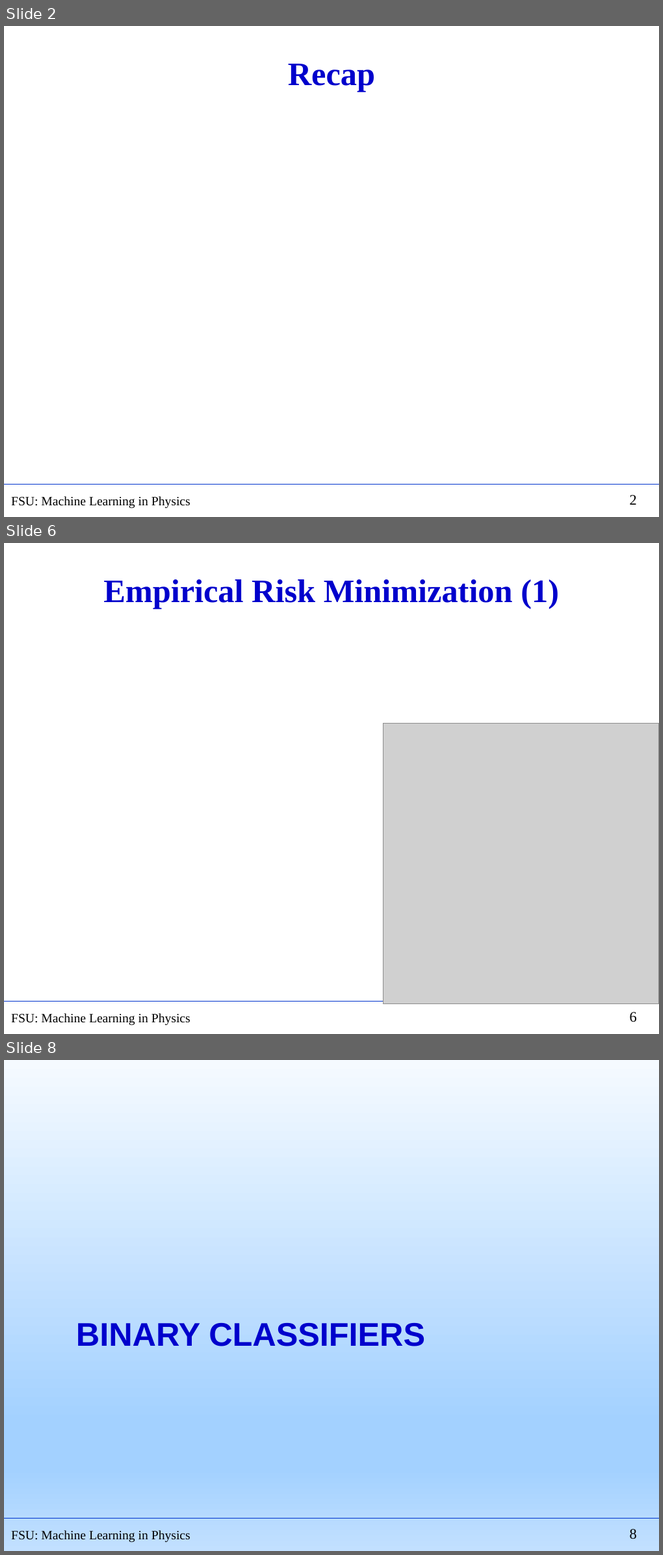
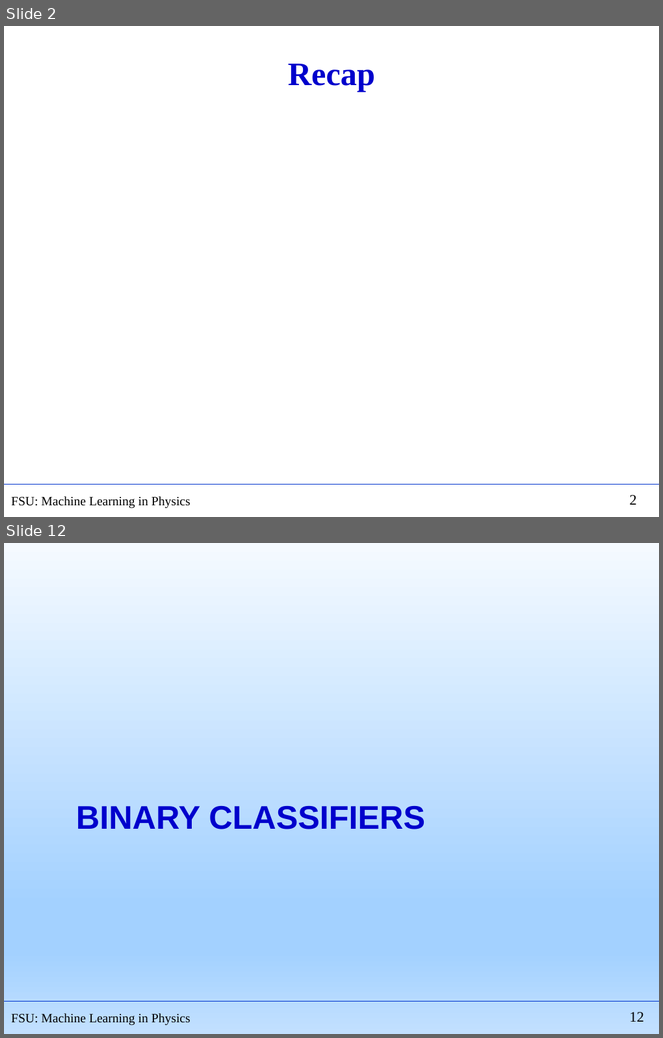
Before and after one commit to hbprosper/mlinphysics, a slide deck: Lectures/01.Foundations/Lecture03.pptx. Shown one above the other, each under a label of ours: slides 2, 6 and 8 before the commit, slides 2 and 12 after it; the slides between them are not shown. The pictures are 663x1555 and 663x1038 pixels, drawn with LibreOffice and Linux fonts; fonts in the diff are those of the drawing; grey boxes stand for pictures. Boxes give left, top, right and bottom in pixels: in the first picture for what was removed or moved away, otherwise in the second. Text is boxed around its words. In the diff, an @@ line names an element or a change of style, - is before the commit and + after.

```diff
--- a/Lectures/01.Foundations/Lecture03.pptx
+++ b/Lectures/01.Foundations/Lecture03.pptx
@@ slide 6 removed at (4,543,659,1034), background #FFFFFF; not listed: 3 template elements that a slide beside it also shows @@
@@ title removed at (103,579,559,609) @@
-Empirical Risk Minimization (1)
@@ picture removed at (384,723,659,1005) @@
@@ what was slide 8 is now slide 12 @@
@@ page number at (630,1012,644,1022): text changed @@
-8
+12
```
Also in this commit, not shown: 3 slides changed, 8 slides added, 3 other slides removed, 5 other files.
